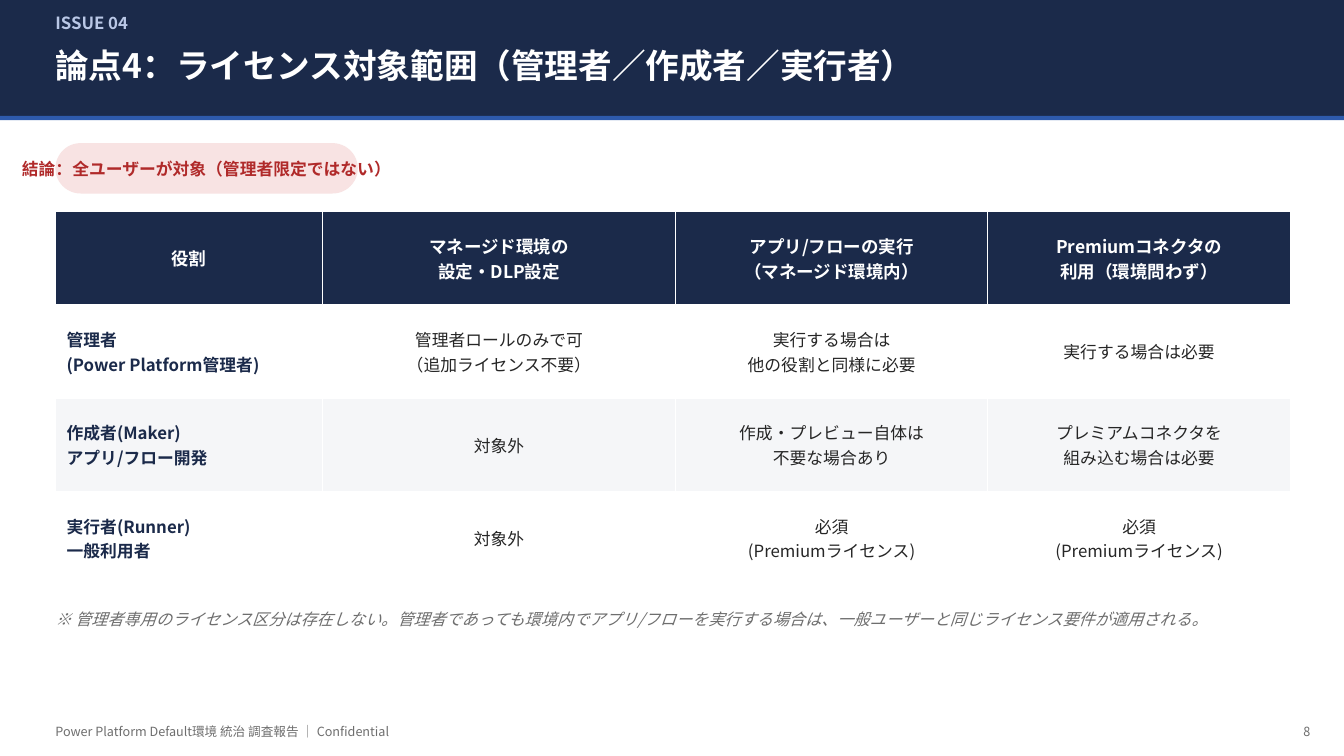
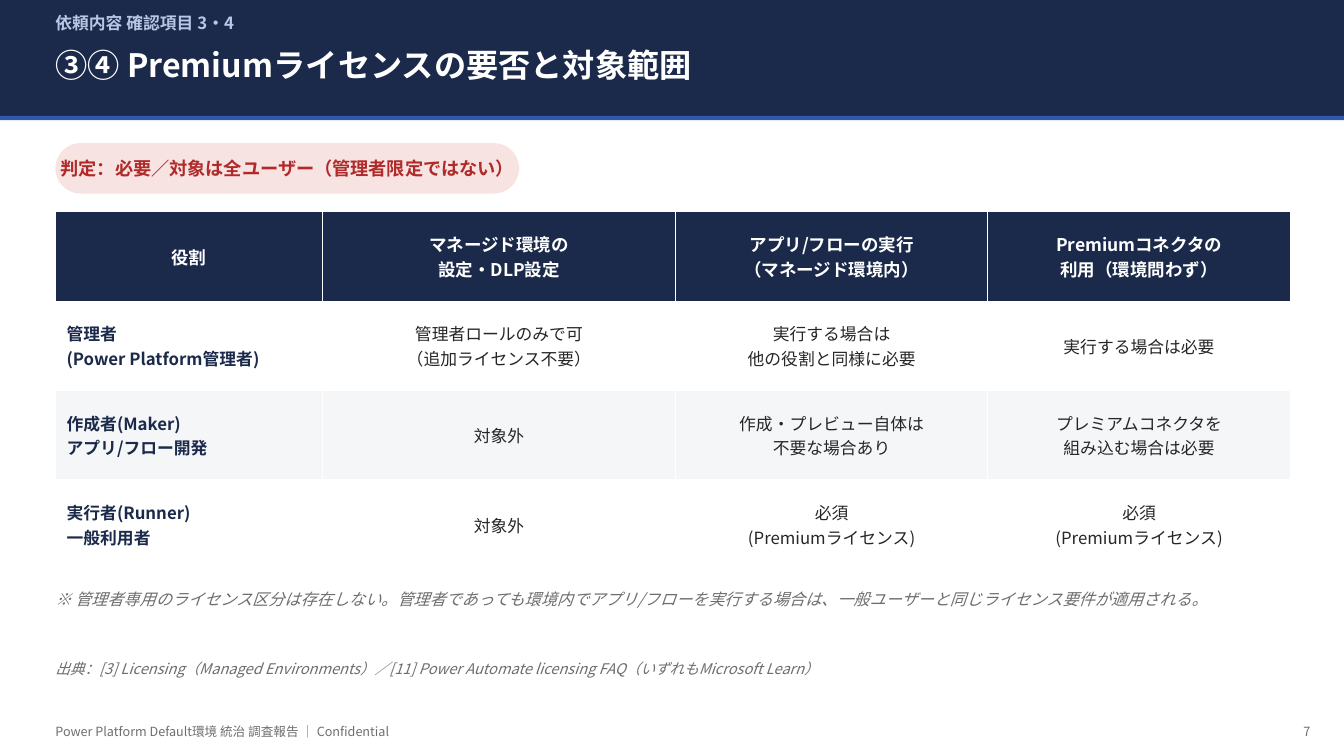
Before and after one commit to takuyanakamura881awc-beep/awc-naka881-repo, a slide deck: slide 7 of docs/PowerPlatform_DefaultEnv_Governance_Report.pptx (slide 8 before the commit). Drawn at 1344x756 pixels with LibreOffice and Linux fonts; fonts in the diff are those of the drawing. Boxes give left, top, right and bottom in pixels: in the first picture for what was removed or moved away, otherwise in the second. Text is boxed around its words. In the diff, an @@ line names an element or a change of style, - is before the commit and + after.

```diff
--- a/docs/PowerPlatform_DefaultEnv_Governance_Report.pptx
+++ b/docs/PowerPlatform_DefaultEnv_Governance_Report.pptx
@@ text at [55, 15, 234, 31]: text changed @@
-ISSUE 04
+依頼内容 確認項目 3・4
@@ text at [55, 49, 692, 80]: text changed; size 24 to 23 pt @@
-論点4：ライセンス対象範囲（管理者／作成者／実行者）
+③④ Premiumライセンスの要否と対象範囲
@@ rounded rectangle "判定：必要／対象は全ユーザー（管理者限定ではない）": place and size @@
-rounded rectangle "判定：必要／対象は全ユーザー（管理者限定ではない）" at [55, 143, 358, 194]
+rounded rectangle "判定：必要／対象は全ユーザー（管理者限定ではない）" at [55, 143, 519, 194]
@@ text in rounded rectangle at [61, 159, 515, 177]: text changed; size 12 to 13 pt @@
-結論：全ユーザーが対象（管理者限定ではない）
+判定：必要／対象は全ユーザー（管理者限定ではない）
@@ table: place and size @@
-table at [55, 212, 1291, 585]
+table at [55, 212, 1291, 570]
@@ text "※ 管理者専用のライセンス区分は存在しない。管理者であっても環境内でアプリ/フローを実行する場合は、一般ユーザーと同じラ ...": place and size @@
-text "※ 管理者専用のライセンス区分は存在しない。管理者であっても環境内でアプリ/フローを実行する場合は、一般ユーザーと同じラ ..." at [75, 611, 1208, 628]
+text "※ 管理者専用のライセンス区分は存在しない。管理者であっても環境内でアプリ/フローを実行する場合は、一般ユーザーと同じラ ..." at [75, 591, 1208, 608]
@@ text added at [55, 661, 819, 678], 10.5 pt, text #6E6E6E, italic @@
+出典：[3] Licensing（Managed Environments）／[11] Power Automate licensing FAQ（いずれもMicrosoft Learn）
@@ text at [1303, 727, 1310, 736]: text changed @@
-8
+7
```
Also in this commit, not shown: 10 other slides changed, 1 slide added, 3 slides removed.
